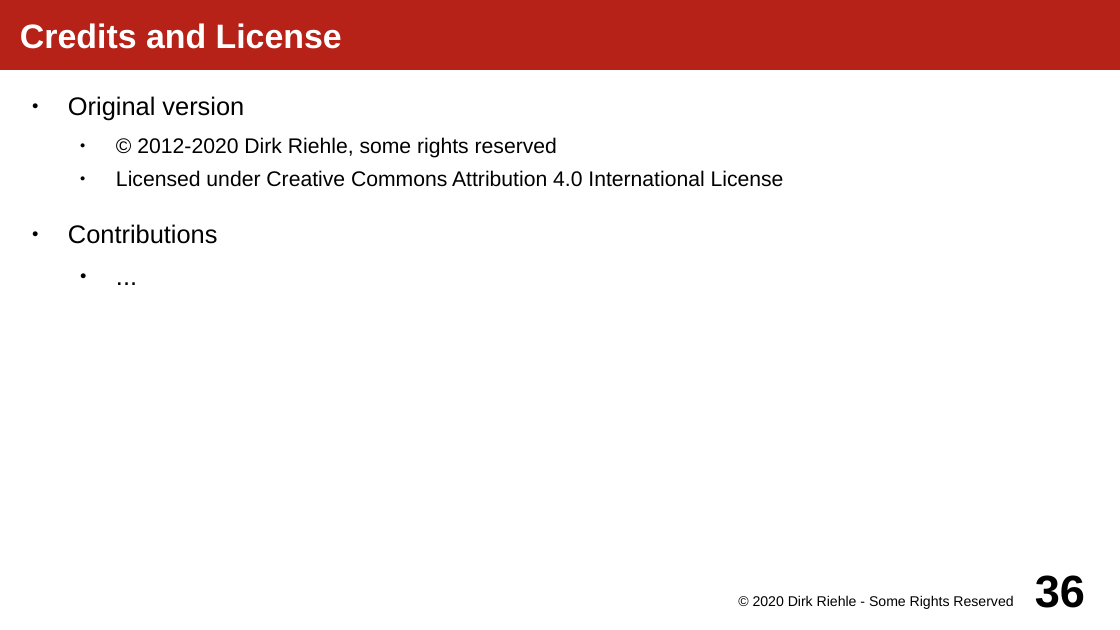
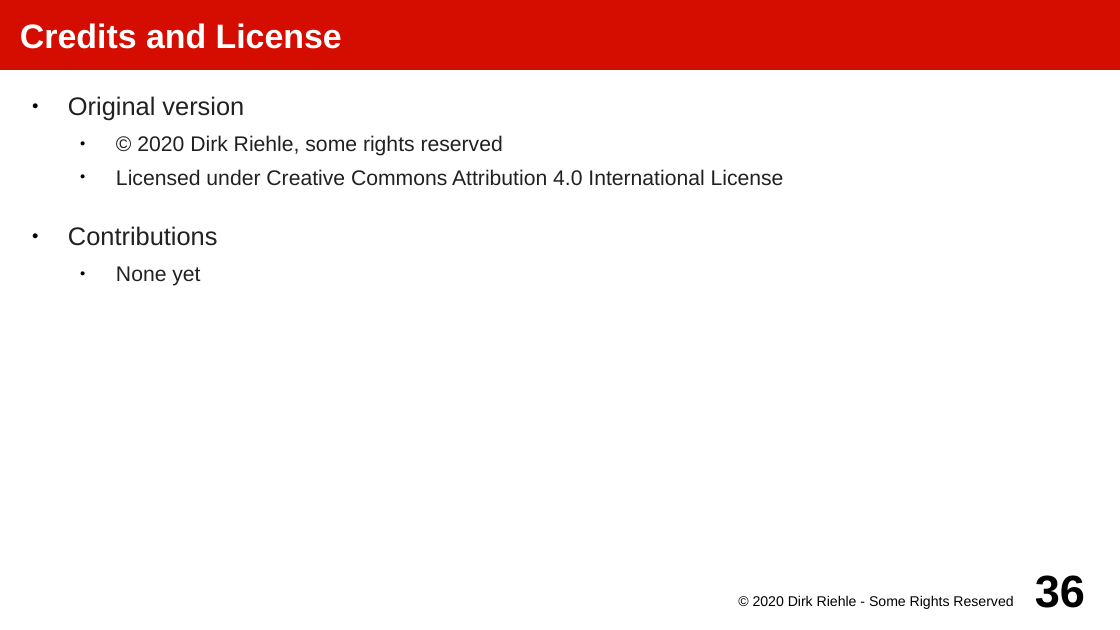
Before and after one commit to dirkriehle/amos-course, a slide deck: slide 36 of Lecture slides/AMOS B01 - Project Crash Course.odp. Drawn at 1120x630 pixels with LibreOffice and Linux fonts; fonts in the diff are those of the drawing. Boxes give left, top, right and bottom in pixels: in the first picture for what was removed or moved away, otherwise in the second. Text is boxed around its words. In the diff, an @@ line names an element or a change of style, - is before the commit and + after.

```diff
--- a/Lecture slides/AMOS B01 - Project Crash Course.odp
+++ b/Lecture slides/AMOS B01 - Project Crash Course.odp
@@ title "Credits and License" at (0,0,1120,70): fill #B62118 to #D50D01 @@
@@ text at (68,96,784,246): text colour #000000 to #212121 in "Original version", "Licensed under Creative Commons Attribution 4.0 Internationa ...", "Contributions" @@
@@ text at (137,135,503,156): text changed; text colour #000000 to #212121 @@
-  ● © 2012-2020 Dirk Riehle, some rights reserved
+  ● © 2020 Dirk Riehle, some rights reserved
@@ text at (116,266,200,286): text changed; size 18 to 15 pt; text colour #000000 to #212121 @@
-  ● ...
+  ● None yet
```
Also in this commit, not shown: 34 other slides changed, 35 other files.
